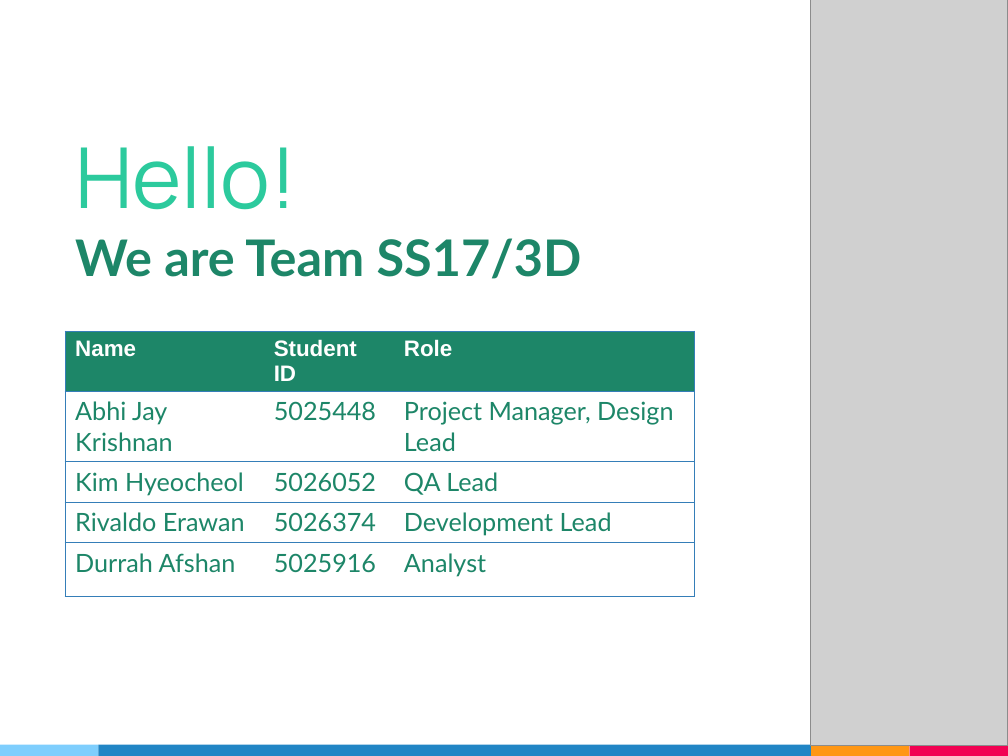
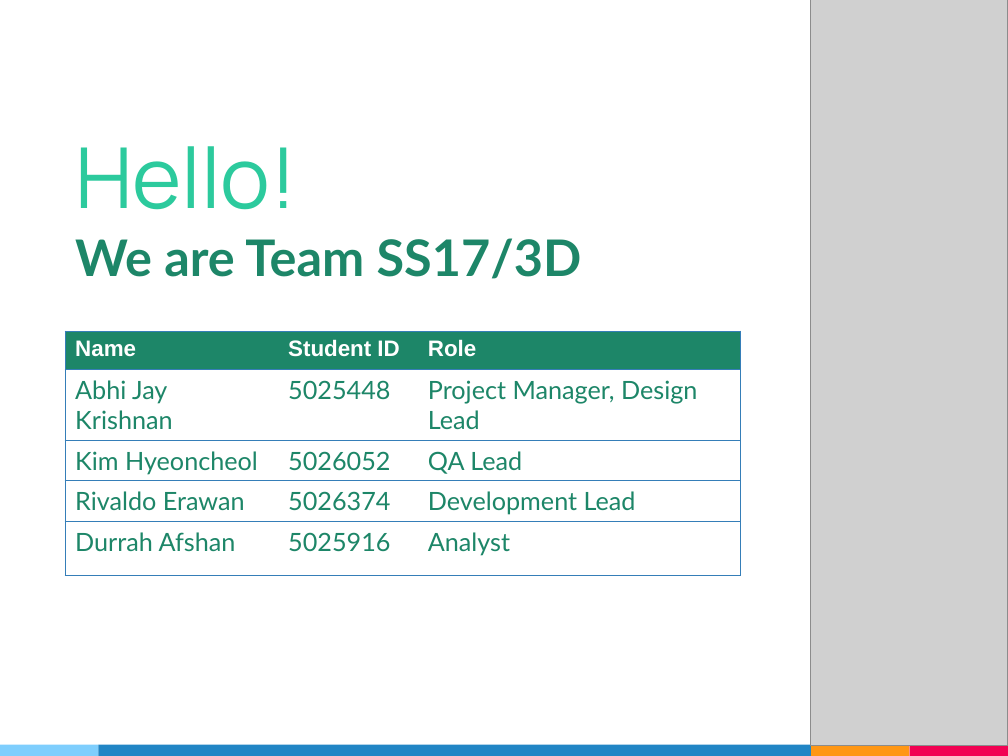
Before and after one commit to AbhiJay-K/LocADoc_App, a slide deck: slide 2 of FYP documentation/PresentationSlides.pptx. Drawn at 1008x756 pixels with LibreOffice and Linux fonts; fonts in the diff are those of the drawing; grey boxes stand for pictures. Boxes give left, top, right and bottom in pixels: in the first picture for what was removed or moved away, otherwise in the second. Text is boxed around its words. In the diff, an @@ line names an element or a change of style, - is before the commit and + after.

```diff
--- a/FYP documentation/PresentationSlides.pptx
+++ b/FYP documentation/PresentationSlides.pptx
@@ table at [66, 332, 741, 576] @@
-row 3, column 1: Kim Hyeocheol
+row 3, column 1: Kim Hyeoncheol
@@ table: place and size @@
-table at [66, 332, 695, 601]
+table at [66, 332, 741, 576]
```
Also in this commit, not shown: 28 other files.
